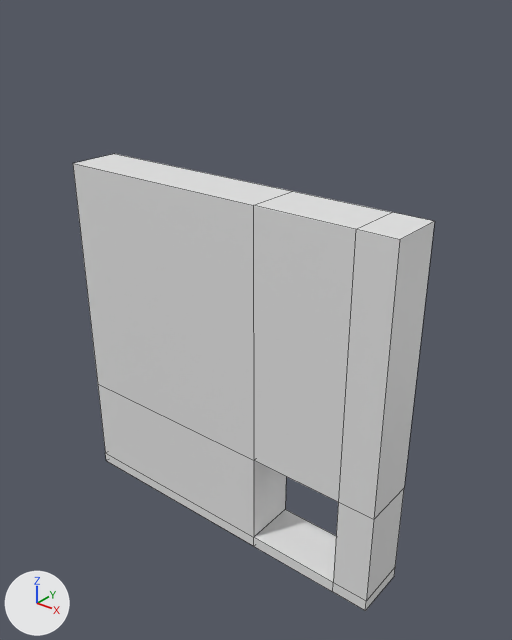
Before and after pictures for a commit that changed the FBX model Assets/Art/Models/Modular Vent Wall Right.fbx.
Both versions are drawn from a 50 mm camera at (-8.21, -3.82, 4.39) aimed at (-11.35, 0.1, 1.95). Arrows for +X, +Y and +Z are at lower left; the lights stay in place. Mesh edges are drawn as thin lines. Where no turn or scale is listed for an object, it has been applied to the vertices.

The first picture shows 'Vent Wall.003'.
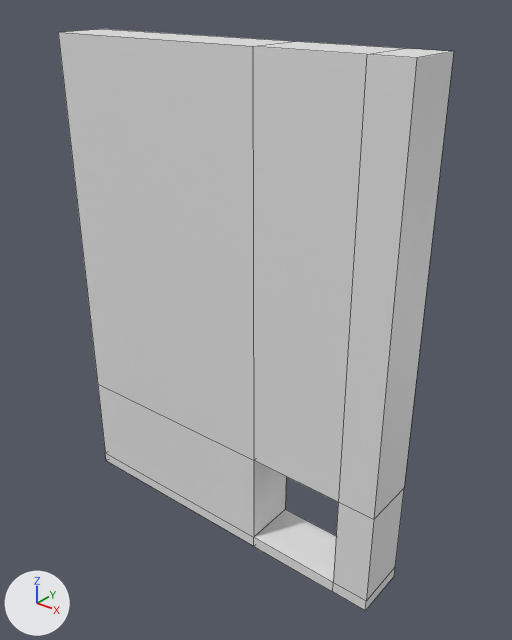
The newer file is also turned or shifted as a whole; pictures and numbers use the older file's frame.

What differs and where, as boxes (x1, y1, x2, y2) in the pictures (512 x 640 px; the box of a moved part takes in the faces that stretch with it):
'Vent Wall.003', reshaped (9% wider, 27% taller): before (73, 154, 435, 611); after (58, 29, 454, 611)
part 1 of me_cube_013, moved or reshaped: before (73, 154, 435, 358); after (58, 29, 454, 358)

Patch to the scene script:
```diff
--- a/Assets/Art/Models/Modular Vent Wall Right.fbx.py
+++ b/Assets/Art/Models/Modular Vent Wall Right.fbx.py
@@ me_cube_013 @@
 me_cube_013.from_pydata(...)  # 32 vertices, 32 faces; spans x -1.5..1.5, y -0.23..0.23, z 0.0..3.0
 # used by ob_vent_wall_003; location = (-11.515, 0.0, 0.0)
 # before: 1 (1.5, 0.23, 3.0) at pixel (434, 221), 3 (1.5, -0.22, 3.0) at pixel (399, 239), 5 (-1.5, 0.22, 3.0) at pixel (114, 153), 7 (-1.5, -0.23, 3.0) at pixel (72, 163), 10 (1.2, -0.22, 3.0) at pixel (355, 229)
 # before: 11 (0.4, -0.22, 3.0) at pixel (253, 205), 14 (0.4, 0.23, 3.0) at pixel (292, 191), 15 (1.2, 0.23, 3.0) at pixel (392, 212)
+# me_cube_013 part 1
+for i in [1, 3, 5, 7, 10, 11, 14, 15]: me_cube_013.vertices[i].co += Vector((0.0, 0.0, 1.0))
```
